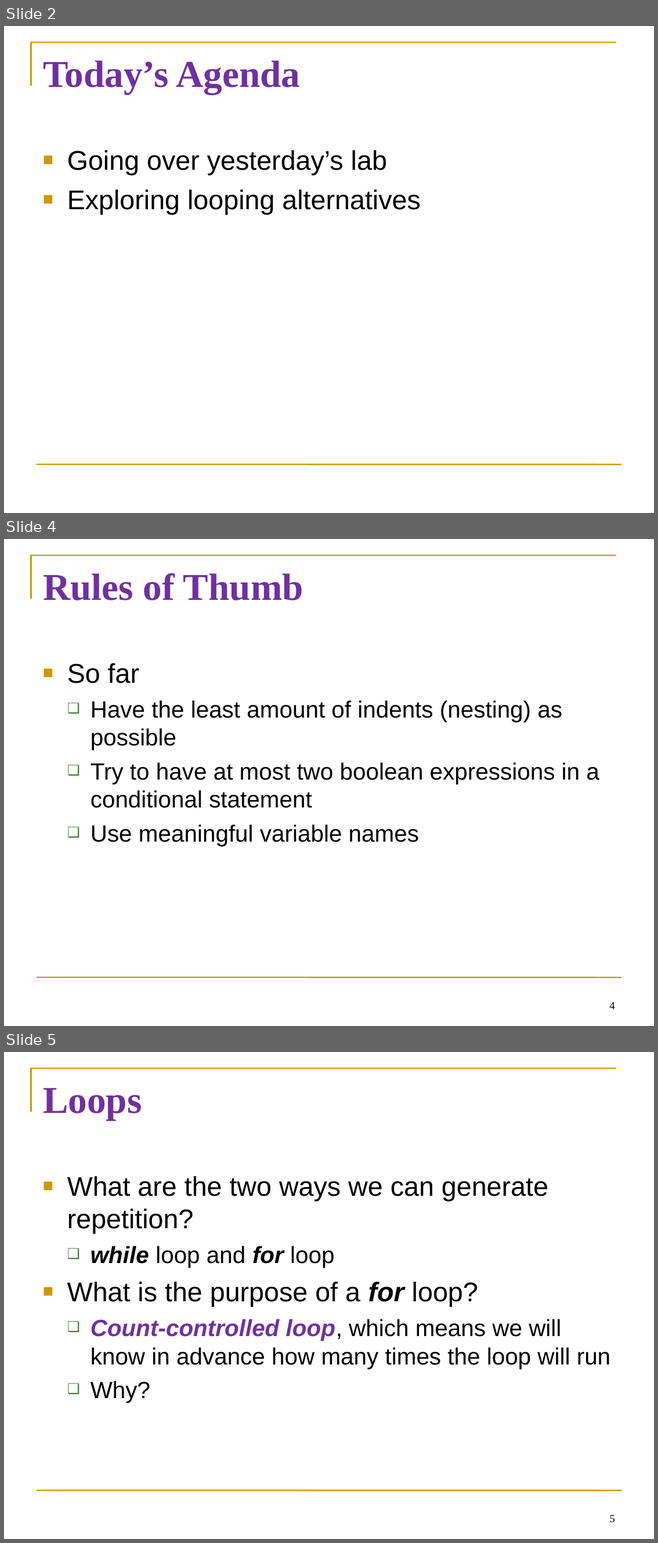
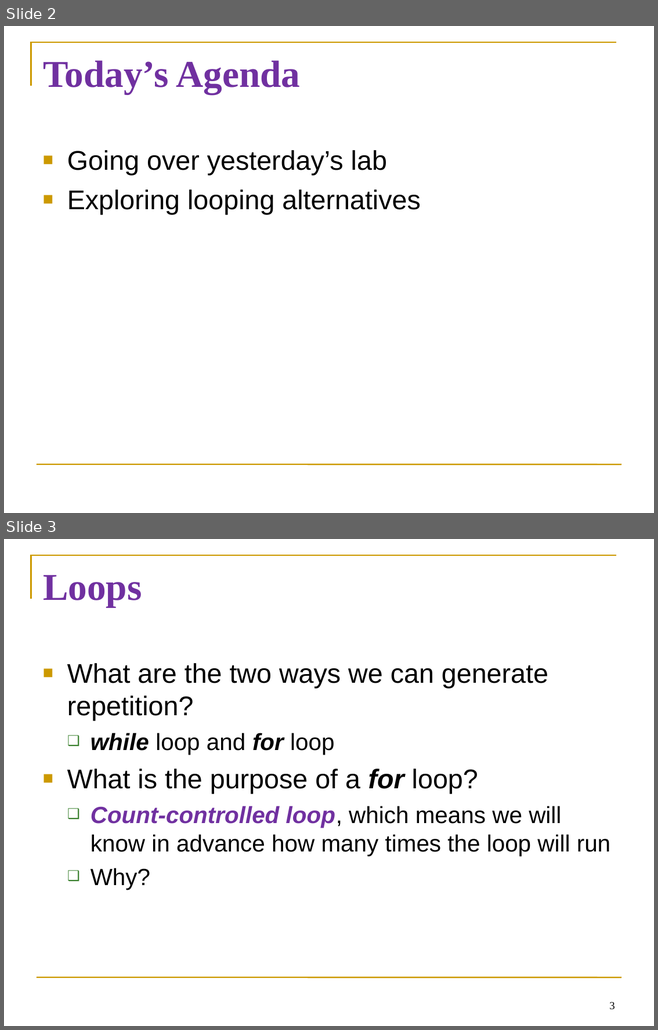
Before and after one commit to diesburg/cs1510_sp26, a slide deck: sessions/s10/s10.ppt. Shown one above the other, each under a label of ours: slides 2, 4 and 5 before the commit, slides 2 and 3 after it; the slides between them are not shown. The pictures are 658x1543 and 658x1030 pixels, drawn with LibreOffice and Linux fonts; fonts in the diff are those of the drawing. Boxes give left, top, right and bottom in pixels: in the first picture for what was removed or moved away, otherwise in the second. Text is boxed around its words. In the diff, an @@ line names an element or a change of style, - is before the commit and + after.

```diff
--- a/sessions/s10/s10.ppt
+++ b/sessions/s10/s10.ppt
@@ slide 4 removed at <box>4,539,654,1026</box>, background #FFFFFF; not listed: 2 template elements that a slide beside it also shows @@
@@ title removed at <box>43,573,303,600</box> @@
-Rules of Thumb
@@ text removed at <box>67,663,598,846</box> @@
-■ So far
-  ❑ Have the least amount of indents (nesting) as possible
-  ❑ Try to have at most two boolean expressions in a conditional statement
-  ❑ Use meaningful variable names
@@ page number removed at <box>609,1002,614,1009</box> @@
-4
@@ what was slide 5 is now slide 3 @@
@@ page number at <box>609,1002,614,1010</box>: text changed @@
-5
+3
```
Also in this commit, not shown: 1 other slide removed, 3 other files.
